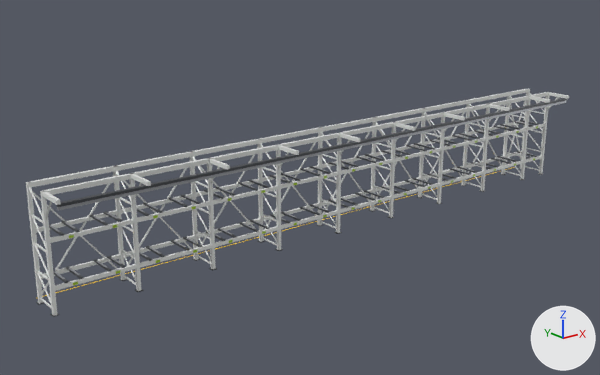
An edit to the glTF model models/FMS/GLB/pallet_rack_2L_17S.glb, drawn before and after from the same camera.
Camera for both pictures: a camera (50 mm lens) standing at (-8.5, -21.1, 10.2) and looking at (8.9, 0.5, 1.6). Every picture has the same lights, and +X, +Y and +Z are marked at lower right. The picture after the commit comes second. Where no turn or scale is listed for an object, it has been applied to the vertices.

Names of what the first picture shows: 'rack_frame__steel', 'rack_frame__steel_dark', 'rack_frame__truss_white' and 2 more.
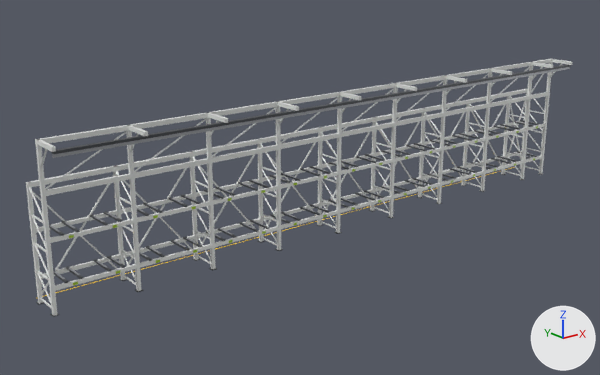
Commit message: Pallet racks with 1-2 levels: RGV guide rail kept at the RGV mast height

The change, as a diff of the scene's bpy script:
```diff
--- a/models/FMS/GLB/pallet_rack_2L_17S.glb.py
+++ b/models/FMS/GLB/pallet_rack_2L_17S.glb.py
@@ me_rack_frame__truss_white @@
 # used by ob_rack_frame__truss_white; location = (0.0, 0.0, 0.0)
-me_rack_frame__truss_white.from_pydata(...)  # 1152 vertices, 1728 faces; spans x -0.7..21.5, y -1.5..0.6, z 0.0..3.6
+me_rack_frame__truss_white.from_pydata(...)  # 1352 vertices, 2088 faces; spans x -0.7..21.5, y -1.5..0.6, z 0.0..5.0
+# me_rack_frame__truss_white part 1: a new loose piece, a box spanning x -0.7..-0.6, y -1.5..-0.5, z 4.88..5.0, in mat_truss_white (white #e5e8e5)
+# me_rack_frame__truss_white part 2: the loose piece of 8 vertices spanning x -0.7..-0.6, y -1.1..-0.5, z 2.8..3.5 is moved by (0.0, 0.0, 1.4)
+# me_rack_frame__truss_white part 3: a new loose piece, a box spanning x 1.9..2.0, y -1.5..-0.5, z 4.88..5.0, in mat_truss_white (white #e5e8e5)
+# me_rack_frame__truss_white part 4: a new loose piece, a box spanning x 4.5..4.6, y -1.5..-0.5, z 4.88..5.0, in mat_truss_white (white #e5e8e5)
+# me_rack_frame__truss_white part 5: a new loose piece, a box spanning x 7.1..7.2, y -1.5..-0.5, z 4.88..5.0, in mat_truss_white (white #e5e8e5)
+# me_rack_frame__truss_white part 6: a new loose piece, a box spanning x 9.7..9.8, y -1.5..-0.5, z 4.88..5.0, in mat_truss_white (white #e5e8e5)
+# me_rack_frame__truss_white part 7: a new loose piece, a box spanning x 12.3..12.4, y -1.5..-0.5, z 4.88..5.0, in mat_truss_white (white #e5e8e5)
+# me_rack_frame__truss_white part 8: a new loose piece, a box spanning x 14.9..15.0, y -1.5..-0.5, z 4.88..5.0, in mat_truss_white (white #e5e8e5)
+# me_rack_frame__truss_white part 9: a new loose piece, a box spanning x 17.5..17.6, y -1.5..-0.5, z 4.88..5.0, in mat_truss_white (white #e5e8e5)
+# me_rack_frame__truss_white part 10: a new loose piece, a box spanning x 20.1..20.2, y -1.5..-0.5, z 4.88..5.0, in mat_truss_white (white #e5e8e5)
+# me_rack_frame__truss_white part 11: a new loose piece, a box spanning x 21.4..21.5, y -1.5..-0.5, z 4.88..5.0, in mat_truss_white (white #e5e8e5)
+# me_rack_frame__truss_white part 12: 42 vertices moved from x -0.7..20.2, y -1.5..-0.5, z 2.8..3.6 to x -0.7..21.5, y -0.6..-0.4, z 3.5..5.0; 40 vertices removed from x -0.6..21.5, y -1.5..-0.5, z 2.8..3.6; 120 vertices added at x -0.7..21.5, y -0.6..-0.4, z 3.5..5.0
+# other edits to the shape of me_rack_frame__truss_white do not show in these pictures
 me_rack_frame__truss_white.materials.append(mat_truss_white)
@@ me_rack_frame__steel_dark @@
 # used by ob_rack_frame__steel_dark; location = (0.0, 0.0, 0.0)
-me_rack_frame__steel_dark.from_pydata(...)  # 712 vertices, 1068 faces; spans x -0.8..21.5, y -1.5..0.6, z 0.0..3.5
+me_rack_frame__steel_dark.from_pydata(...)  # 712 vertices, 1068 faces; spans x -0.8..21.5, y -1.5..0.6, z 0.0..4.9
+# me_rack_frame__steel_dark part 13: the loose piece of 8 vertices spanning x -0.6..21.5, y -1.5..-1.3, z 3.4..3.5 is moved by (0.0, 0.0, 1.4)
 me_rack_frame__steel_dark.materials.append(mat_steel_dark)
@@ me_rack_frame__steel @@
 # used by ob_rack_frame__steel; location = (0.0, 0.0, 0.0)
-me_rack_frame__steel.from_pydata(...)  # 552 vertices, 828 faces; spans x -0.6..21.5, y -1.4..0.3, z 0.9..3.4
+me_rack_frame__steel.from_pydata(...)  # 552 vertices, 828 faces; spans x -0.6..21.5, y -1.4..0.3, z 0.9..4.8
+# me_rack_frame__steel part 14: the loose piece of 8 vertices spanning x -0.6..21.5, y -1.4, z 3.3..3.4 is moved by (0.0, 0.0, 1.4)
 me_rack_frame__steel.materials.append(mat_steel)
```

Pixel boxes (x1, y1, x2, y2) of what changed, in the pictures (600 x 375 px; the box of a moved part takes in the faces that stretch with it):
'rack_frame__truss_white', reshaped (13% taller): before (26, 88, 569, 316); after (26, 59, 572, 316)
'rack_frame__steel_dark', reshaped (15% taller): before (36, 98, 567, 317); after (36, 64, 571, 317)
'rack_frame__steel', reshaped (19% taller): before (50, 101, 566, 279); after (50, 67, 570, 279)
part 1 of me_rack_frame__truss_white, added: after (37, 139, 56, 152)
part 2 of me_rack_frame__truss_white, moved or reshaped: before (45, 201, 52, 220); after (40, 149, 47, 169)
part 3 of me_rack_frame__truss_white, added: after (128, 125, 148, 136)
part 4 of me_rack_frame__truss_white, added: after (208, 113, 228, 123)
part 5 of me_rack_frame__truss_white, added: after (278, 102, 299, 111)
part 6 of me_rack_frame__truss_white, added: after (340, 92, 361, 100)
part 7 of me_rack_frame__truss_white, added: after (396, 83, 417, 91)
part 8 of me_rack_frame__truss_white, added: after (446, 76, 467, 83)
part 9 of me_rack_frame__truss_white, added: after (491, 69, 512, 75)
part 10 of me_rack_frame__truss_white, added: after (532, 62, 553, 68)
part 11 of me_rack_frame__truss_white, added: after (551, 59, 572, 65)
part 12 of me_rack_frame__truss_white, moved or reshaped: before (41, 92, 569, 205); after (35, 59, 553, 192)
part 13 of me_rack_frame__steel_dark, moved or reshaped: before (56, 98, 567, 207); after (51, 64, 571, 154)
part 14 of me_rack_frame__steel, moved or reshaped: before (57, 101, 566, 211); after (52, 67, 570, 158)
